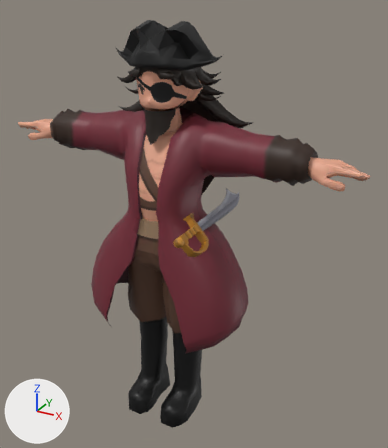
The FBX model HEX navigation/Assets/Resources/pl2/kaizoku_aruki.fbx: old version first, new version second.
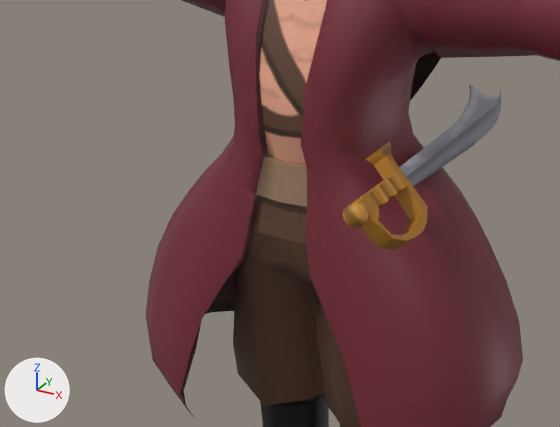
There are two pictures of each version: one whole from a 50 mm camera at (0.659, -1.105, 1.092) aimed at (0.035, 0.03, 0.524), one close up on the part from 8% to 68% of the width and 34% to 74% of the height. Every picture has the same lights, and +X, +Y and +Z are marked at lower left. Where no turn or scale is listed for an object, it has been applied to the vertices.
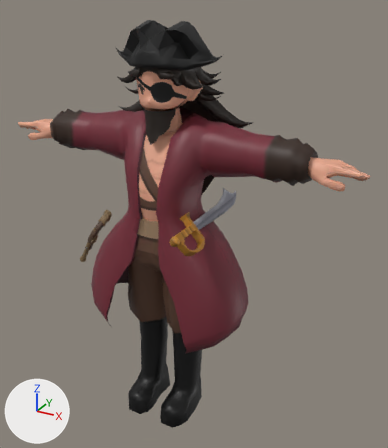
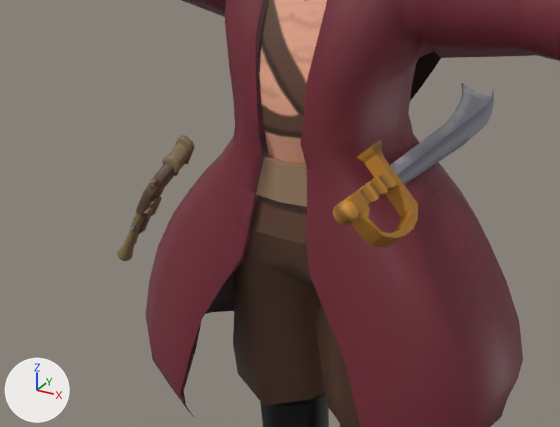
Location of each change, [x1, y1, x2, y2] in pixels of the close-ups (560 x 427 px):
'pCube20', moved: before [343, 85, 501, 250]; after [333, 83, 494, 248]
'kaizoku_jyuu:polySurface3', added (brown): after [117, 135, 195, 261]

Diff of the bpy script that builds the scene:
```diff
--- a/HEX navigation/Assets/Resources/pl2/kaizoku_aruki.fbx.py
+++ b/HEX navigation/Assets/Resources/pl2/kaizoku_aruki.fbx.py
@@ img_jyuu_jpg @@
+img_jyuu_jpg = load_image('jyuu.jpg', '_unpacked/jyuu.jpg', 1024, 1024, 'sRGB')
@@ mat_kaizoku_jyuu_lambert8 @@
+mat_kaizoku_jyuu_lambert8 = principled_material('kaizoku_jyuu:lambert8')
+mat_kaizoku_jyuu_lambert8.texture = img_jyuu_jpg
@@ me_mesh_002 @@
+me_mesh_002.from_pydata(...)  # 1538 vertices, 1500 faces; spans x -0.049..0.049, y -0.029..0.028, z -0.084..0.084
+me_mesh_002.materials.append(mat_kaizoku_jyuu_lambert8)  # picture img_jyuu_jpg
@@ ob_pcube20 @@
 ob_pcube20 = bpy.data.objects.new('pCube20', me_mesh_001)
-ob_pcube20.location = (0.112, 0.0, 0.57)
+ob_pcube20.location = (0.102, 0.0, 0.57)
@@ ob_kaizoku_jyuu_polysurface3 @@
+ob_kaizoku_jyuu_polysurface3 = bpy.data.objects.new('kaizoku_jyuu:polySurface3', me_mesh_002)
+ob_kaizoku_jyuu_polysurface3.location = (-0.275, -0.004, 0.431)
```
